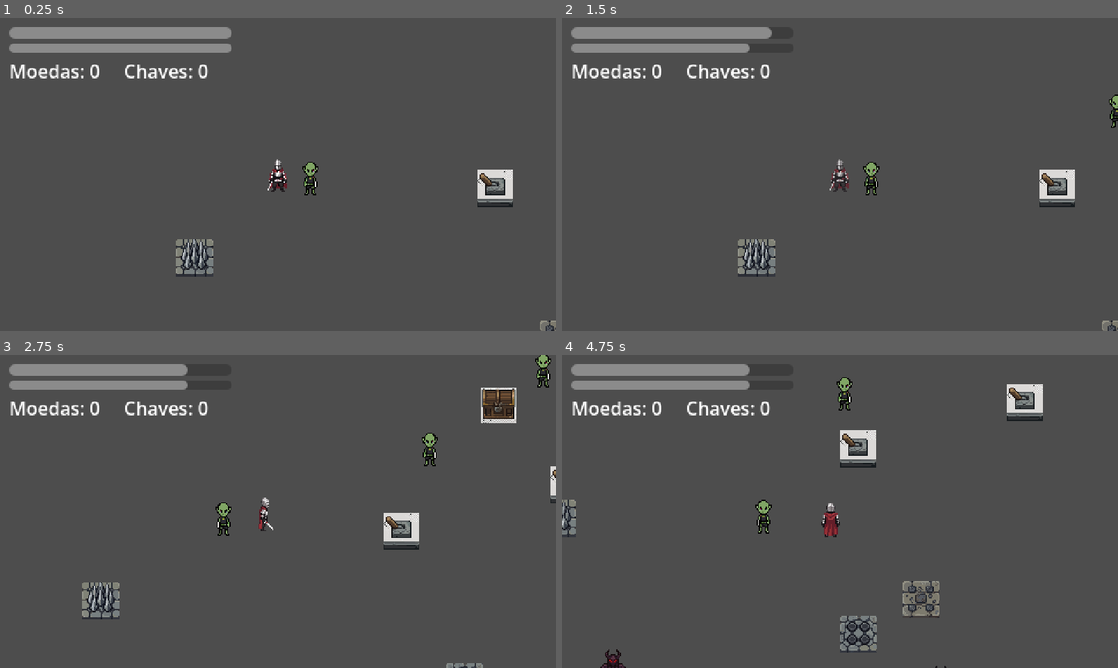
Above: before the commit, frames 1-4 (two rows, left to right).
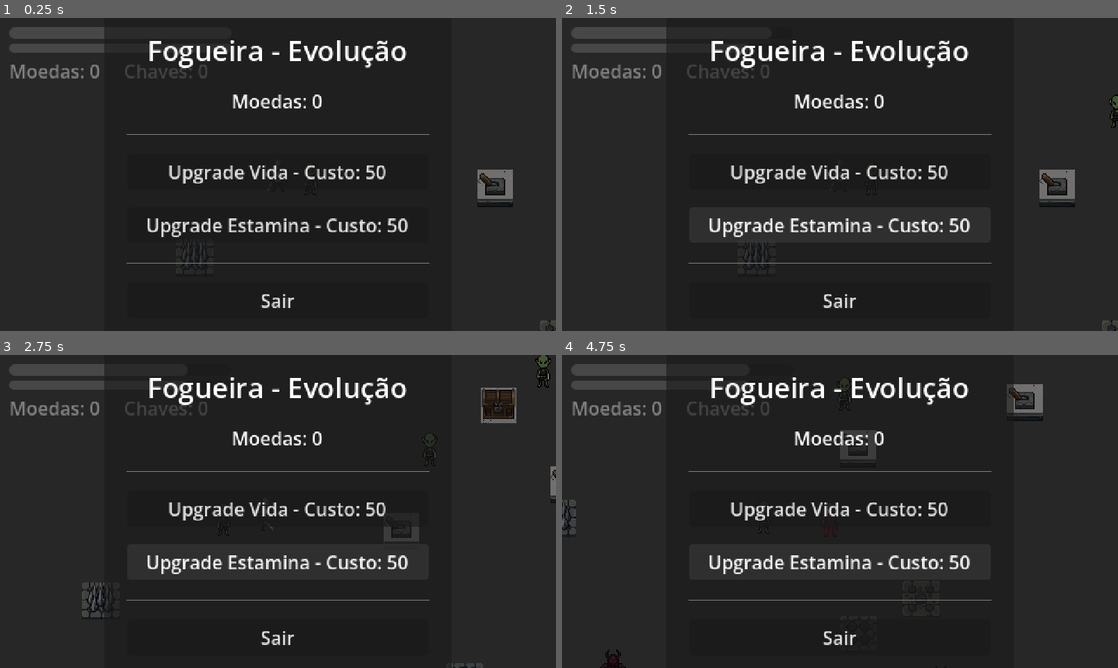
Above: after the commit, the same moments.

Repository: Rainer5259/holy-diver
Game: Godot game, scene res://scenes/levels/main_dungeon.tscn
The game is run twice, just before and just after one commit, with the same random seed, the same clock (stepped at 60 frames per second) and the same inputs.
Inputs (mouse positions are in pixels of both pictures, inside the frame that each line leads up to):
- Up to frame 1 (0.25 s): no input
- Up to frame 2 (1.5 s): click (840, 171) at 0.5 s, where only the run after the commit has a clickable "Upgrade Vida - Custo: 50"; click (840, 224) at 1.25 s, where only the run after the commit has a clickable "Upgrade Estamina - Custo: 50"
- Up to frame 3 (2.75 s): hold D (move_right) from 2.03 s (still down); tap J (attack) at 2.1 s
- Up to frame 4 (4.75 s): release D (move_right) at 2.78 s; hold S (move_down) 2.78-3.53 s; tap Space (dodge) at 2.85 s; hold D (move_right) 3.53-4.28 s; tap E (interact) at 3.6 s; hold W (move_up) from 4.28 s (still down); tap K (shoot) at 4.35 s

The runs differ from the first frame. In frame 1, 99% of the frame differs, in the area x 0-100%, y 0-100%; in frame 2, 99%; in frame 3, 99%; in frame 4, 99%.
Error after the commit: Parse Error: Class "BonfireMenu" hides an autoload singleton. (res://scripts/ui/bonfire_menu.gd:2)

Commit message:
feat: implement interactive bonfire menu for upgrades

Diff:
--- a/project.godot
+++ b/project.godot
@@ -19,6 +19,7 @@
 
 GameEvents="*res://scripts/autoloads/game_events.gd"
 GameManager="*res://scripts/autoloads/game_manager.gd"
+BonfireMenu="*res://scenes/ui/bonfire_menu.tscn"
 
 [display]
 
--- /dev/null
+++ b/scenes/ui/bonfire_menu.tscn
@@ -0,0 +1,71 @@
+[gd_scene load_steps=2 format=3 uid="uid://c8y2j3k4l5m6n"]
+
+[ext_resource type="Script" path="res://scripts/ui/bonfire_menu.gd" id="1_script"]
+
+[node name="BonfireMenu" type="CanvasLayer"]
+process_mode = 3
+layer = 10
+script = ExtResource("1_script")
+
+[node name="ColorRect" type="ColorRect" parent="."]
+anchors_preset = 15
+anchor_right = 1.0
+anchor_bottom = 1.0
+grow_horizontal = 2
+grow_vertical = 2
+color = Color(0, 0, 0, 0.490196)
+
+[node name="CenterContainer" type="CenterContainer" parent="."]
+anchors_preset = 15
+anchor_right = 1.0
+anchor_bottom = 1.0
+grow_horizontal = 2
+grow_vertical = 2
+
+[node name="PanelContainer" type="PanelContainer" parent="CenterContainer"]
+custom_minimum_size = Vector2(300, 0)
+layout_mode = 2
+
+[node name="MarginContainer" type="MarginContainer" parent="CenterContainer/PanelContainer"]
+layout_mode = 2
+theme_override_constants/margin_left = 20
+theme_override_constants/margin_top = 20
+theme_override_constants/margin_right = 20
+theme_override_constants/margin_bottom = 20
+
+[node name="VBoxContainer" type="VBoxContainer" parent="CenterContainer/PanelContainer/MarginContainer"]
+layout_mode = 2
+theme_override_constants/separation = 15
+
+[node name="TitleLabel" type="Label" parent="CenterContainer/PanelContainer/MarginContainer/VBoxContainer"]
+layout_mode = 2
+theme_override_font_sizes/font_size = 24
+text = "Fogueira - Evolução"
+horizontal_alignment = 1
+
+[node name="CoinLabel" type="Label" parent="CenterContainer/PanelContainer/MarginContainer/VBoxContainer"]
+unique_name_in_owner = true
+layout_mode = 2
+text = "Moedas: 0"
+horizontal_alignment = 1
+
+[node name="HSeparator" type="HSeparator" parent="CenterContainer/PanelContainer/MarginContainer/VBoxContainer"]
+layout_mode = 2
+
+[node name="HealthUpgradeButton" type="Button" parent="CenterContainer/PanelContainer/MarginContainer/VBoxContainer"]
+unique_name_in_owner = true
+layout_mode = 2
+text = "Upgrade Vida - Custo: 50"
+
+[node name="StaminaUpgradeButton" type="Button" parent="CenterContainer/PanelContainer/MarginContainer/VBoxContainer"]
+unique_name_in_owner = true
+layout_mode = 2
+text = "Upgrade Estamina - Custo: 50"
+
+[node name="HSeparator2" type="HSeparator" parent="CenterContainer/PanelContainer/MarginContainer/VBoxContainer"]
+layout_mode = 2
+
+[node name="ExitButton" type="Button" parent="CenterContainer/PanelContainer/MarginContainer/VBoxContainer"]
+unique_name_in_owner = true
+layout_mode = 2
+text = "Sair"
--- a/scripts/interactables/bonfire.gd
+++ b/scripts/interactables/bonfire.gd
@@ -22,17 +22,3 @@
 
 	# Emit event for UI or other systems
 	GameEvents.bonfire_rested.emit()
-
-	# Simulate an upgrade if player has enough coins (for the prototype)
-	_auto_upgrade()
-
-
-func _auto_upgrade() -> void:
-	# In a real game, this would be a UI menu
-	if GameManager.coins >= health_upgrade_cost:
-		if GameManager.upgrade_health(health_upgrade_cost, 20):
-			print("Upgraded Health!")
-
-	if GameManager.coins >= stamina_upgrade_cost:
-		if GameManager.upgrade_stamina(stamina_upgrade_cost, 20.0):
-			print("Upgraded Stamina!")
--- /dev/null
+++ b/scripts/ui/bonfire_menu.gd
@@ -0,0 +1,73 @@
+## Bonfire Menu UI — Allows player to buy upgrades.
+class_name BonfireMenu
+extends CanvasLayer
+
+@onready var coin_label: Label = %CoinLabel
+@onready var health_button: Button = %HealthUpgradeButton
+@onready var stamina_button: Button = %StaminaUpgradeButton
+@onready var exit_button: Button = %ExitButton
+
+@export var health_upgrade_cost: int = 50
+@export var stamina_upgrade_cost: int = 50
+@export var health_increment: int = 20
+@export var stamina_increment: float = 20.0
+
+func _ready() -> void:
+	# Hide by default
+	visible = false
+
+	# Connect signals
+	GameEvents.bonfire_rested.connect(_on_bonfire_rested)
+	GameEvents.coins_changed.connect(_on_coins_changed)
+
+	health_button.pressed.connect(_on_health_pressed)
+	stamina_button.pressed.connect(_on_stamina_pressed)
+	exit_button.pressed.connect(close)
+
+	_update_ui()
+
+
+func _input(event: InputEvent) -> void:
+	if event.is_action_pressed("ui_cancel") and visible:
+		close()
+		get_viewport().set_input_as_handled()
+
+
+func _on_bonfire_rested() -> void:
+	open()
+
+
+func open() -> void:
+	visible = true
+	get_tree().paused = true
+	_update_ui()
+
+
+func close() -> void:
+	visible = false
+	get_tree().paused = false
+
+
+func _update_ui() -> void:
+	coin_label.text = "Moedas: " + str(GameManager.coins)
+	health_button.text = "Upgrade Vida (+%d) - Custo: %d" % [health_increment, health_upgrade_cost]
+	stamina_button.text = "Upgrade Estamina (+%d) - Custo: %d" % [int(stamina_increment), stamina_upgrade_cost]
+
+	# Disable buttons if not enough coins
+	health_button.disabled = GameManager.coins < health_upgrade_cost
+	stamina_button.disabled = GameManager.coins < stamina_upgrade_cost
+
+
+func _on_health_pressed() -> void:
+	if GameManager.upgrade_health(health_upgrade_cost, health_increment):
+		_update_ui()
+
+
+func _on_stamina_pressed() -> void:
+	if GameManager.upgrade_stamina(stamina_upgrade_cost, stamina_increment):
+		_update_ui()
+
+
+func _on_coins_changed(_new_amount: int) -> void:
+	if visible:
+		_update_ui()
Not shown, changed: GEMINI.md
